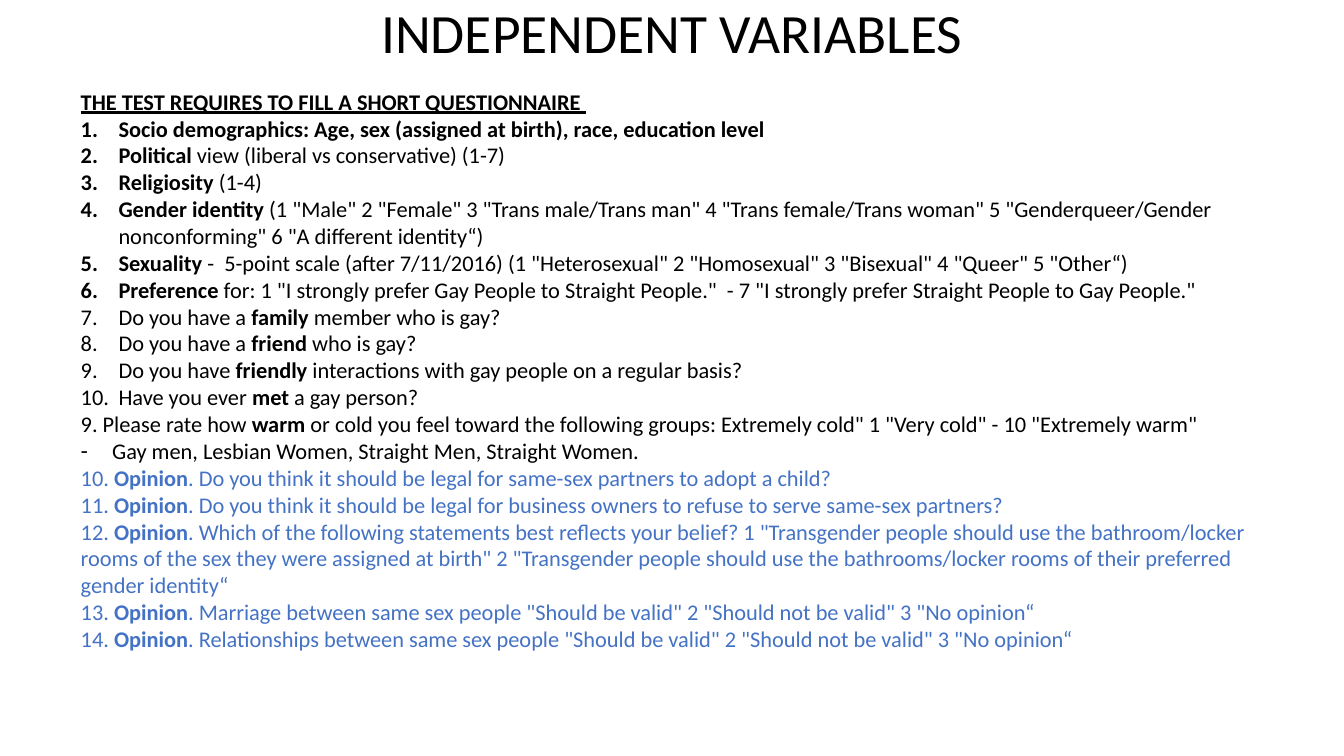
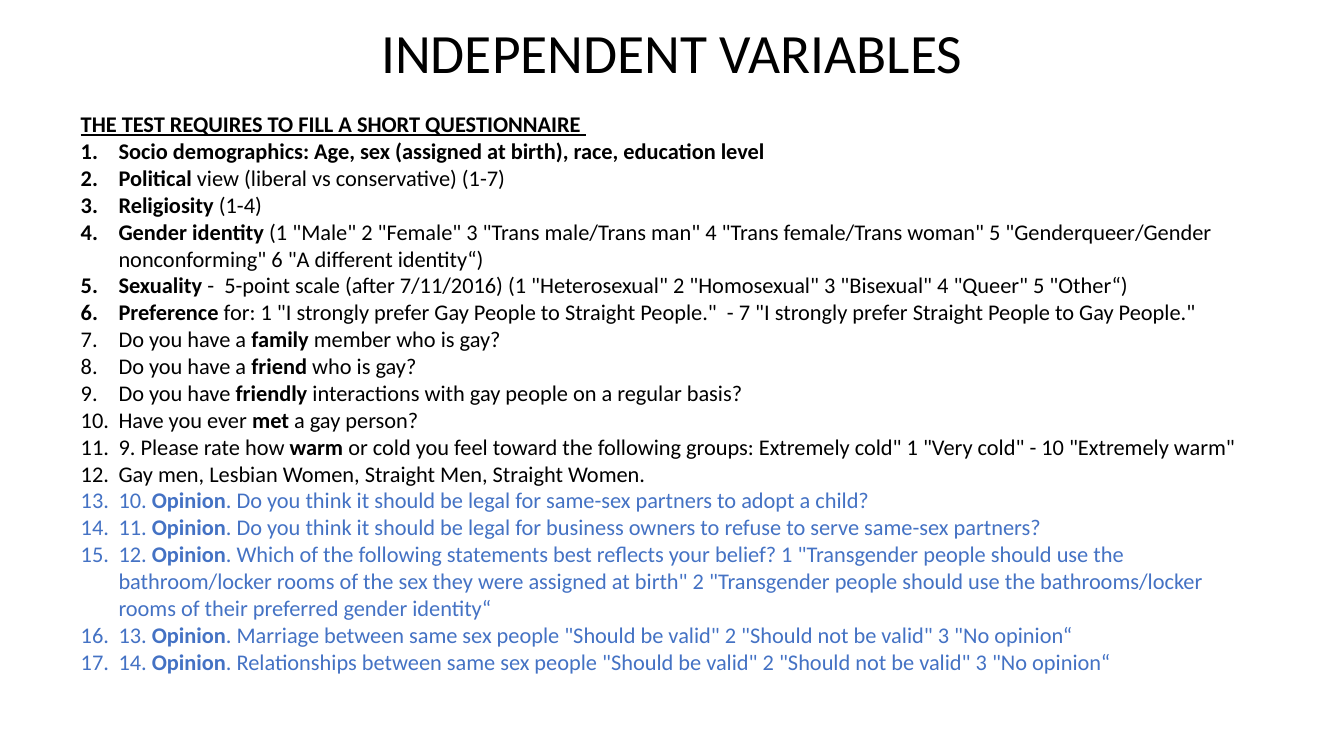
Before and after one commit to tommella90/TommasoLaboratories, a slide deck: slide 7 of MidTermProject/presentation.pptx (slide 8 before the commit). Drawn at 1344x756 pixels with LibreOffice and Linux fonts; fonts in the diff are those of the drawing. Boxes give left, top, right and bottom in pixels: in the first picture for what was removed or moved away, otherwise in the second. Text is boxed around its words. In the diff, an @@ line names an element or a change of style, - is before the commit and + after.

```diff
--- a/MidTermProject/presentation.pptx
+++ b/MidTermProject/presentation.pptx
@@ title "INDEPENDENT VARIABLES": place and size @@
-title "INDEPENDENT VARIABLES" at box(381, 17, 962, 54)
+title "INDEPENDENT VARIABLES" at box(381, 37, 962, 74)
@@ text "THE TEST REQUIRES TO FILL ...": place and size @@
-text "THE TEST REQUIRES TO FILL ..." at box(81, 95, 1244, 651)
+text "THE TEST REQUIRES TO FILL ..." at box(81, 117, 1235, 674)
@@ text at box(119, 439, 1235, 674): bullet none to 1.; bullet - to 1. @@
```
Also in this commit, not shown: 4 other slides changed, 3 other files.
